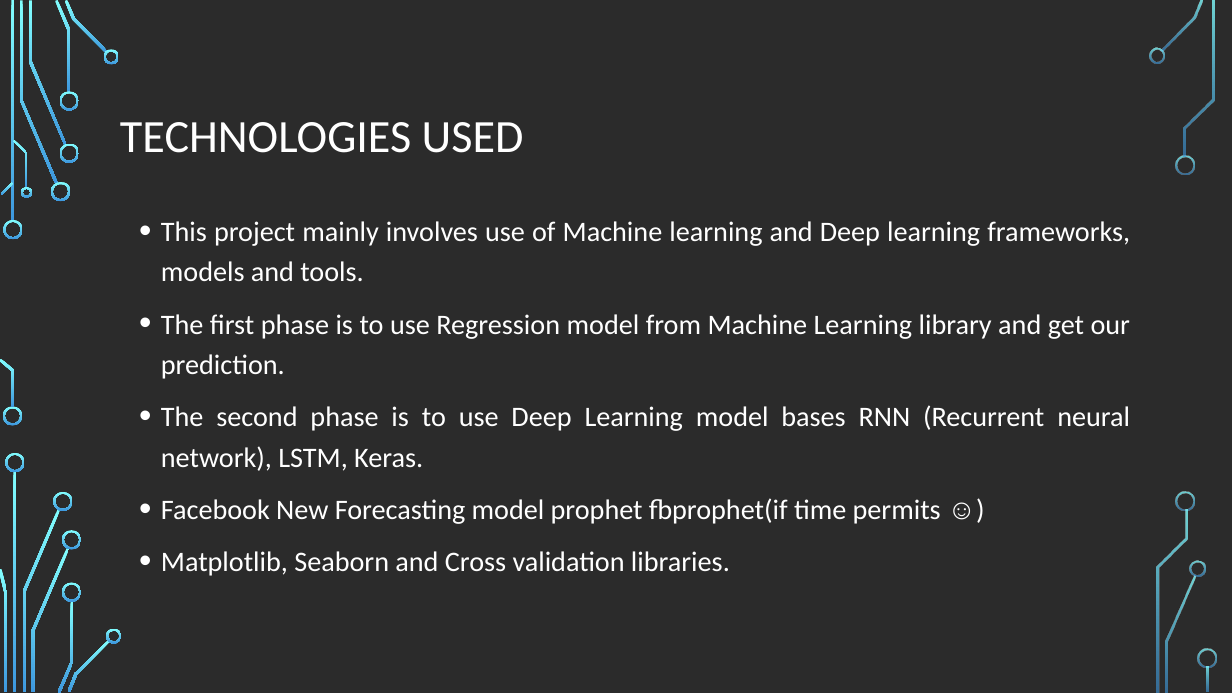
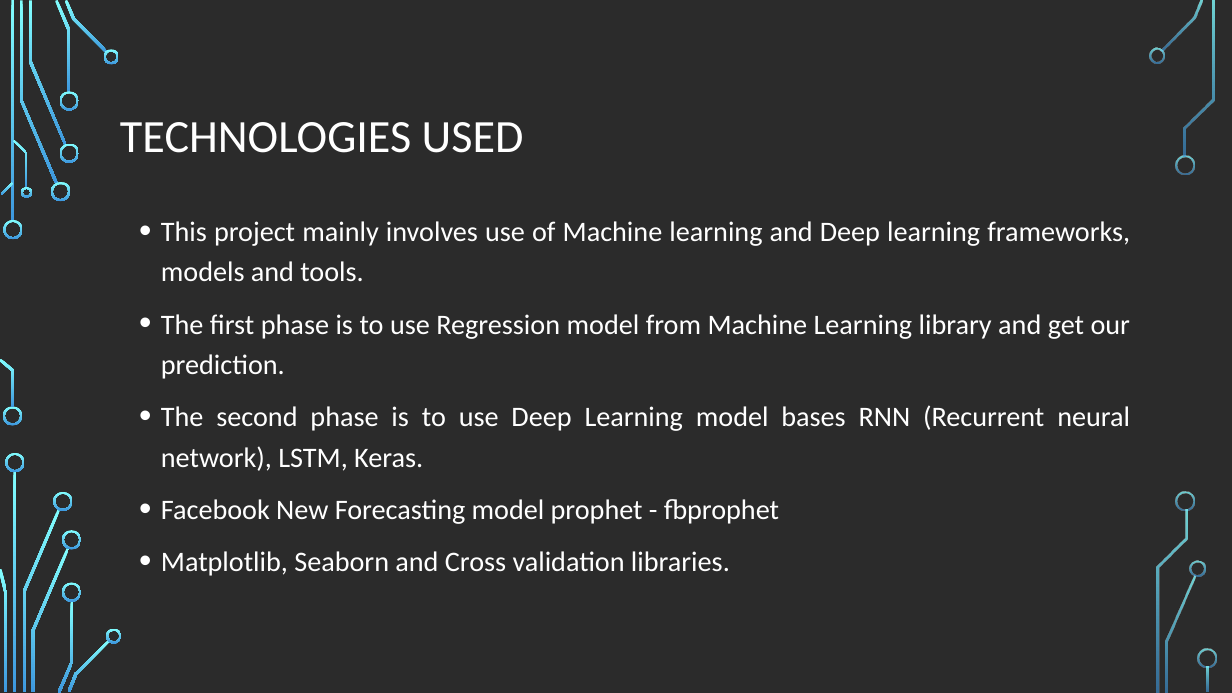
Before and after one commit to SnehaMishra28/Python-DeepLearning_Fall2018, a slide deck: slide 5 of Project/Document/WebTrafficPrediction_PythonDeepLearning.pptx. Drawn at 1232x693 pixels with LibreOffice and Linux fonts; fonts in the diff are those of the drawing; background and template pictures are left out; a plain dark background stands for a picture behind light text. Boxes give left, top, right and bottom in pixels: in the first picture for what was removed or moved away, otherwise in the second. Text is boxed around its words. In the diff, an @@ line names an element or a change of style, - is before the commit and + after.

```diff
--- a/Project/Document/WebTrafficPrediction_PythonDeepLearning.pptx
+++ b/Project/Document/WebTrafficPrediction_PythonDeepLearning.pptx
@@ text at bbox=[161, 499, 779, 524]: text changed @@
-• Facebook New Forecasting model prophet fbprophet(if time permits ☺)
+• Facebook New Forecasting model prophet - fbprophet
```
Also in this commit, not shown: 1 other slide changed, 1 slide removed, 2 other files.
